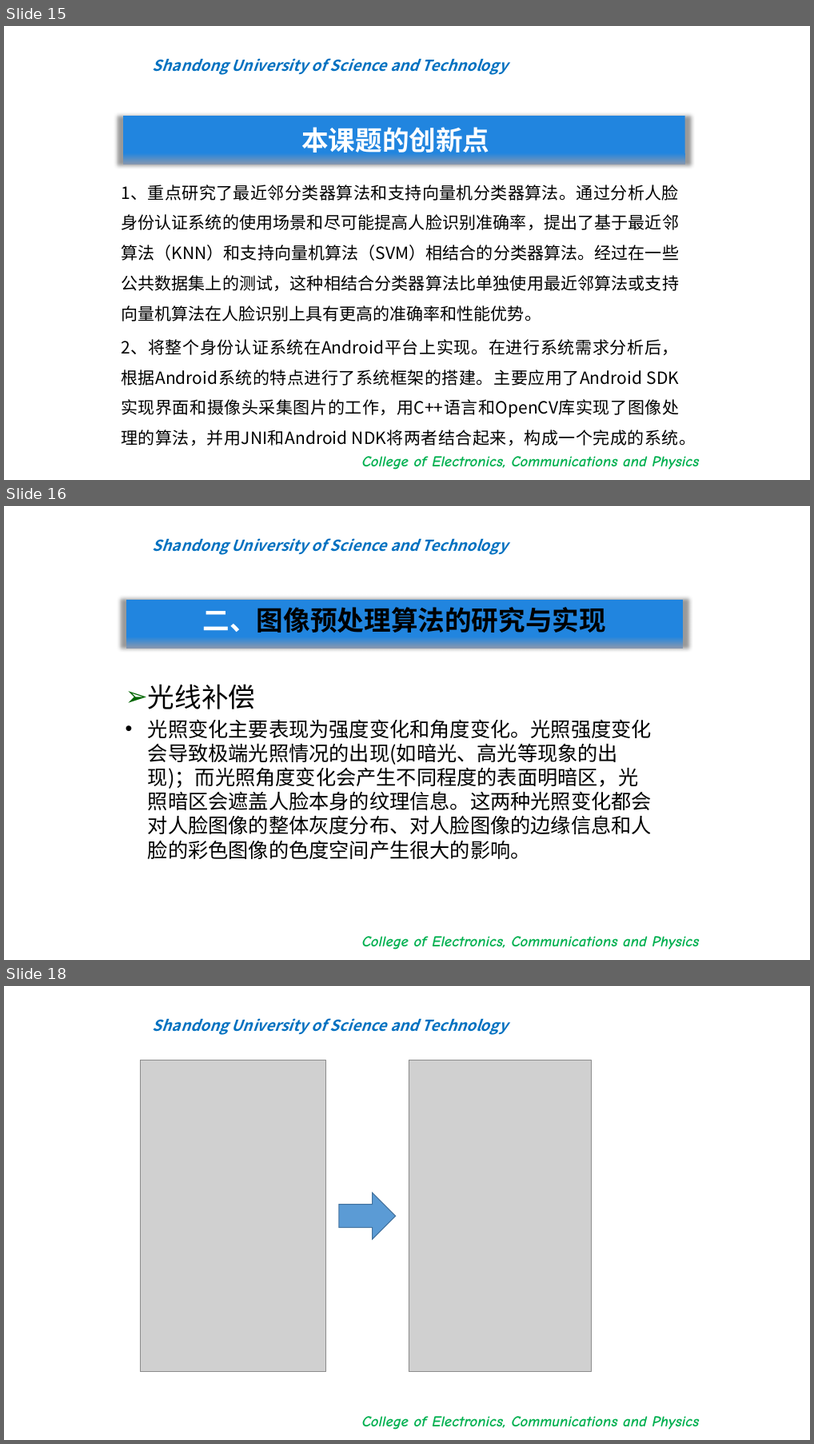
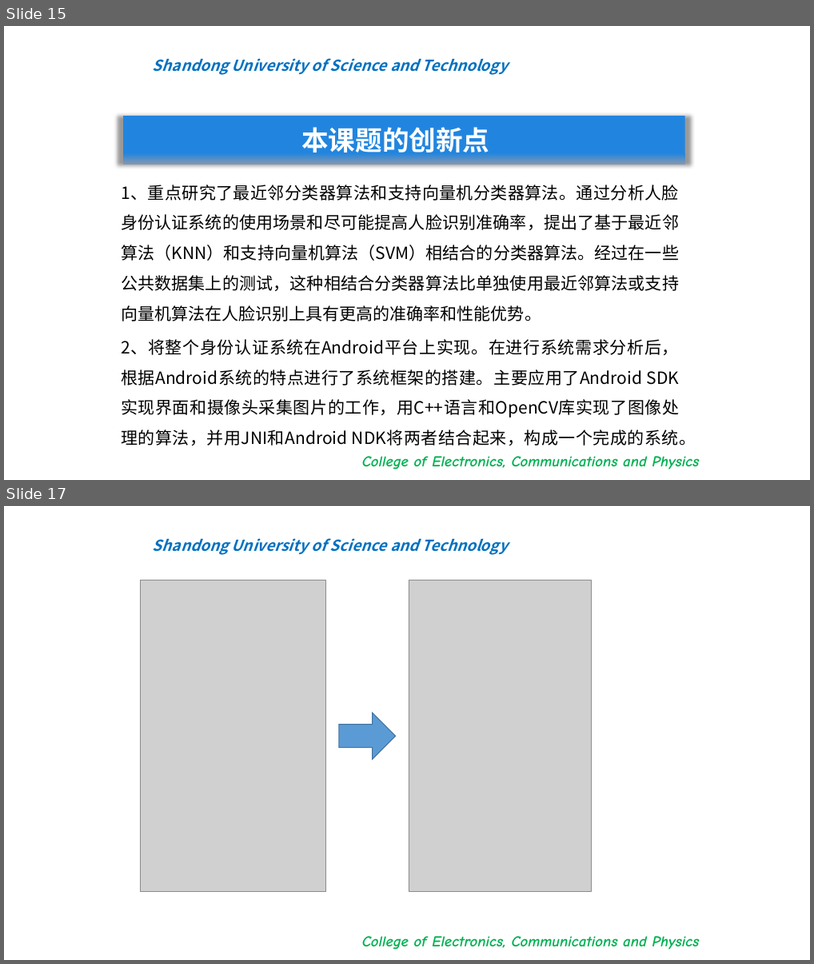
Before and after one commit to bigflyboy/biyelunwen, a slide deck: 王志远毕业答辩.pptx. Shown one above the other, each under a label of ours: slides 15, 16 and 18 before the commit, slides 15 and 17 after it; the slides between them are not shown. The pictures are 814x1444 and 814x964 pixels, drawn with LibreOffice and Linux fonts; fonts in the diff are those of the drawing; grey boxes stand for pictures; background and template pictures are left out. Boxes give left, top, right and bottom in pixels: in the first picture for what was removed or moved away, otherwise in the second. Text is boxed around its words. In the diff, an @@ line names an element or a change of style, - is before the commit and + after.

```diff
--- a/王志远毕业答辩.pptx
+++ b/王志远毕业答辩.pptx
@@ slide 16 removed at [4, 506, 810, 960], background #FFFFFF; not listed: 2 template elements that a slide beside it also shows @@
@@ rectangle removed at [126, 600, 683, 648] @@
@@ text removed at [203, 607, 606, 632] @@
-二、图像预处理算法的研究与实现
@@ text removed at [148, 684, 652, 859] @@
-➢ 光线补偿
-• 光照变化主要表现为强度变化和角度变化。光照强度变化会导致极端光照情况的出现(如暗光、高光等现象的出现)；而光照角度变化会产生不同程度的表面明暗区，光照暗区会遮盖人脸本身的纹理信息。这两种光照变化都会对人脸图像的整体灰度分布、对人脸图像的边缘信息和人脸的彩色图像的色度空间产生很大的影响。
@@ what was slide 18 is now slide 17 @@
```
Also in this commit, not shown: 5 slides changed, 1 slide added, 4 other files.
